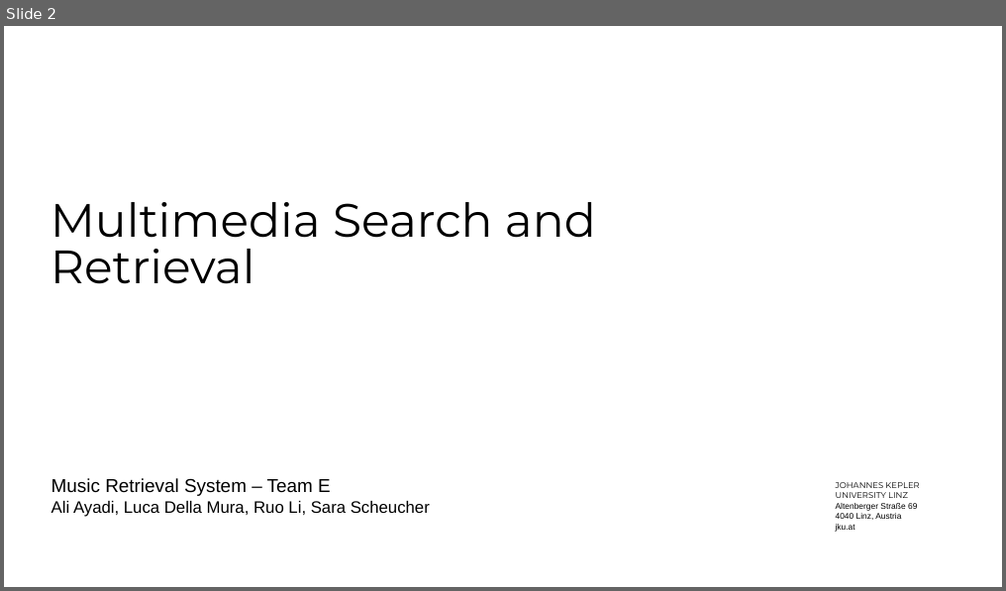
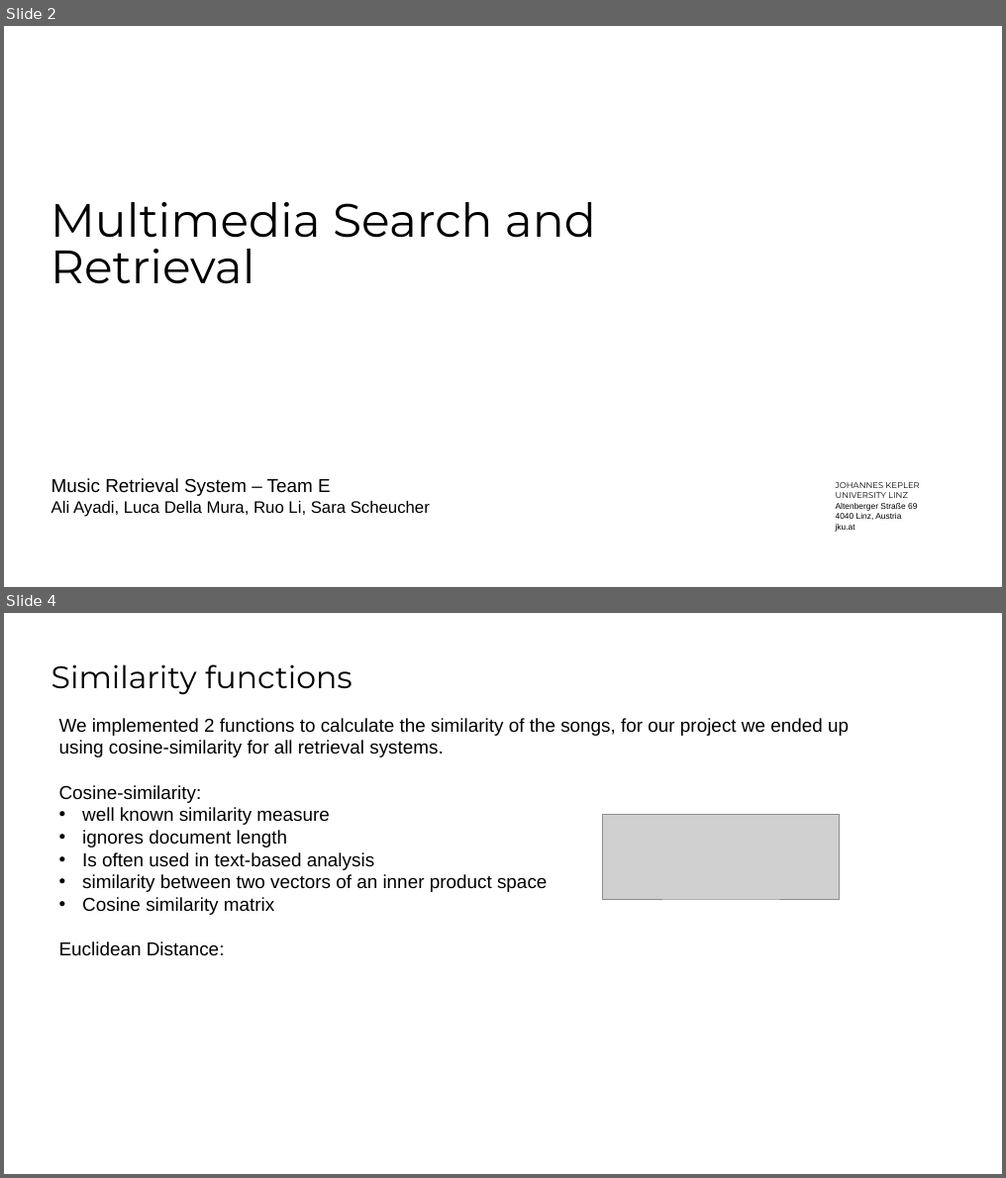
Before and after one commit to SaraCoolman/MMSR, a slide deck: project_3_team_E/Final Presentation.pptx. Shown one above the other, each under a label of ours: slide 2 before the commit, slides 2 and 4 after it; the slides between them are not shown. The pictures are 1006x591 and 1006x1178 pixels, drawn with LibreOffice and Linux fonts; fonts in the diff are those of the drawing; grey boxes stand for pictures; background and template pictures are left out. Boxes give left, top, right and bottom in pixels: in the first picture for what was removed or moved away, otherwise in the second. Text is boxed around its words. In the diff, an @@ line names an element or a change of style, - is before the commit and + after.

```diff
--- a/project_3_team_E/Final Presentation.pptx
+++ b/project_3_team_E/Final Presentation.pptx
@@ slide 4 added at box(4, 613, 1002, 1174), background #FFFFFF @@
@@ title added at box(52, 664, 352, 695), 30 pt, text #000000 @@
+Similarity functions
@@ text added at box(59, 718, 848, 957), 18 pt, text #000000 @@
+We implemented 2 functions to calculate the similarity of the songs, for our project we ended up using cosine-similarity for all retrieval systems.
+Cosine-similarity:
+• well known similarity measure
+• ignores document length
+• Is often used in text-based analysis
+• similarity between two vectors of an inner product space
+• Cosine similarity matrix
+Euclidean Distance:
@@ picture added at box(603, 814, 840, 900) @@
```
Also in this commit, not shown: 1 slide changed, 14 other slides added, 3 slides removed.
